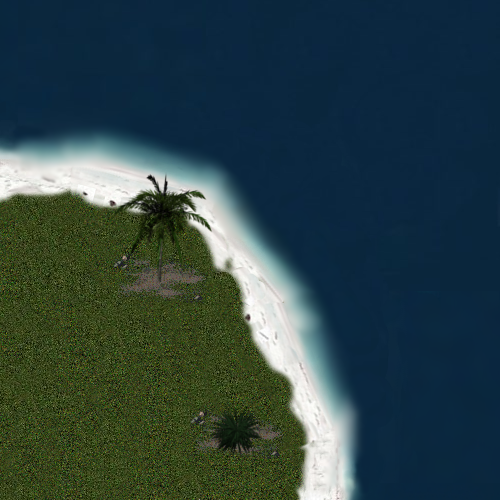
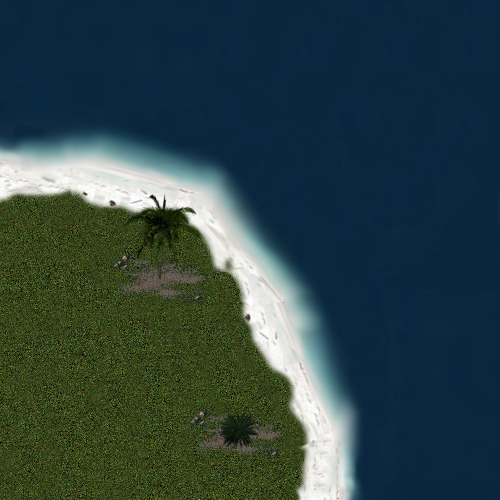
Layer changes from the first 500 × 500 image to the second:
painted on "Clipboard#4" over [210,407,264,459]
painted on "Clipboard#2" over [113,172,213,283]
